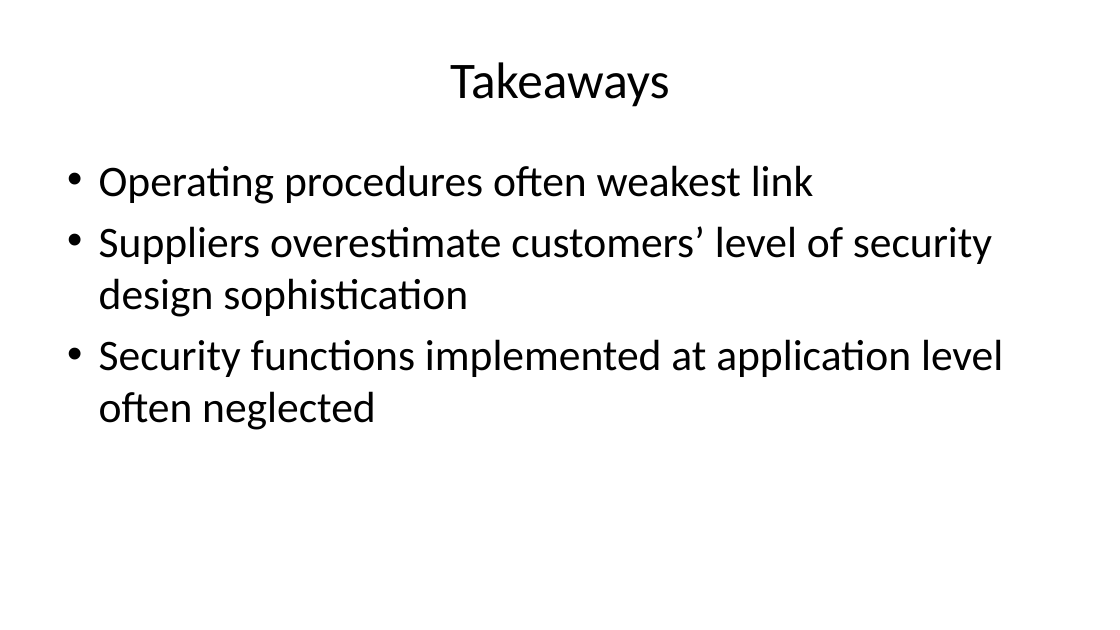
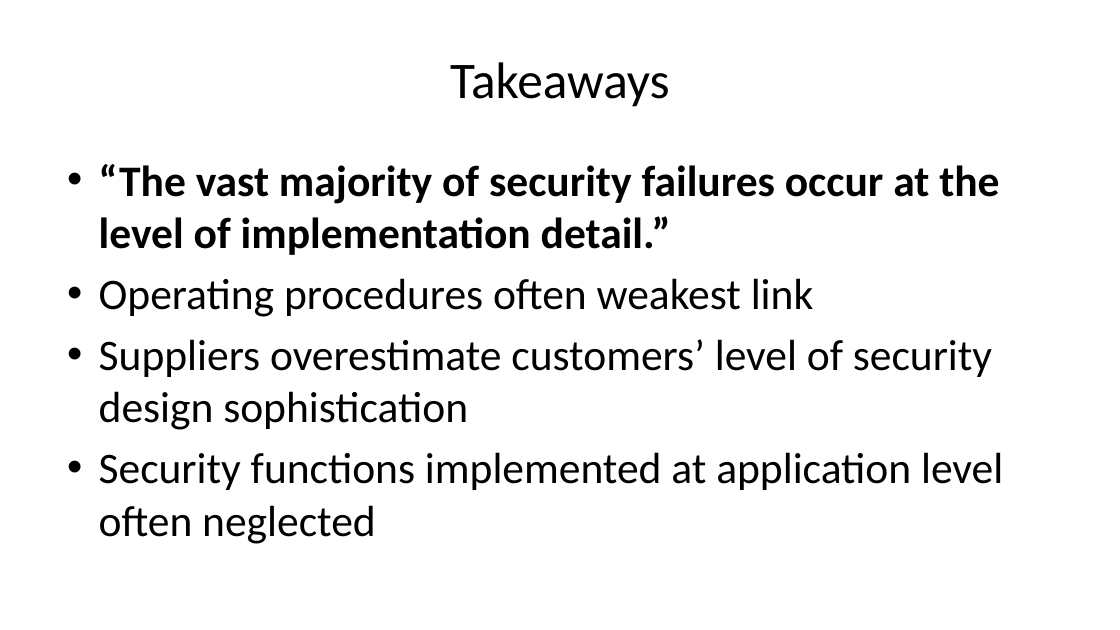
Before and after one commit to noise-lab/security-course, a slide deck: slide 12 of docs/slides/01-WhyCryptosystemsFail.pptx (slide 10 before the commit). Drawn at 1120x630 pixels with LibreOffice and Linux fonts; fonts in the diff are those of the drawing. Boxes give left, top, right and bottom in pixels: in the first picture for what was removed or moved away, otherwise in the second. Text is boxed around its words. In the diff, an @@ line names an element or a change of style, - is before the commit and + after.

```diff
--- a/docs/slides/01-WhyCryptosystemsFail.pptx
+++ b/docs/slides/01-WhyCryptosystemsFail.pptx
@@ text at box(99, 164, 999, 255): paragraph added @@
+• “The vast majority of security failures occur at the level of implementation detail.”
```
Also in this commit, not shown: 1 other slide changed, 2 slides added, 3 other files.
